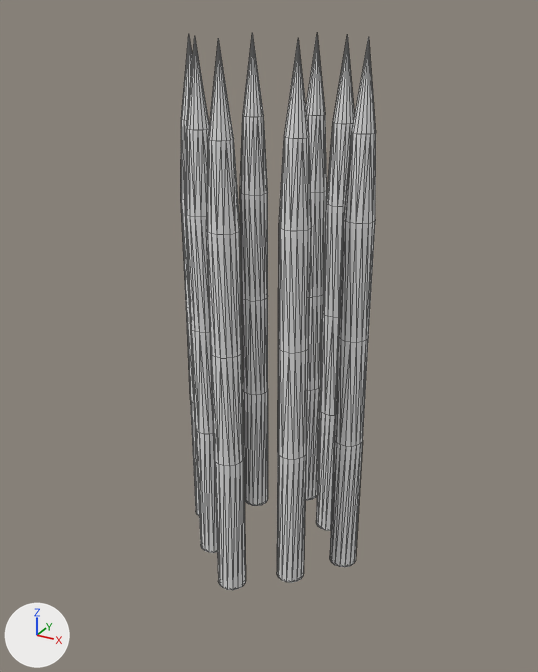
The OBJ model src/main/resources/assets/wartecmod/models/blocks/block_sat_rods_ammo.obj as it was, and as the next commit left it.
One viewpoint serves both versions: a 50 mm camera at (2.19, -4.02, 9.72) aimed at (0.0, -0.05, 7.73). Arrows for +X, +Y and +Z are at lower left; the lights stay in place. Mesh edges are drawn as thin lines. Where no turn or scale is listed for an object, it has been applied to the vertices.

Objects in the first picture: 'block_sat_rods_ammo'.
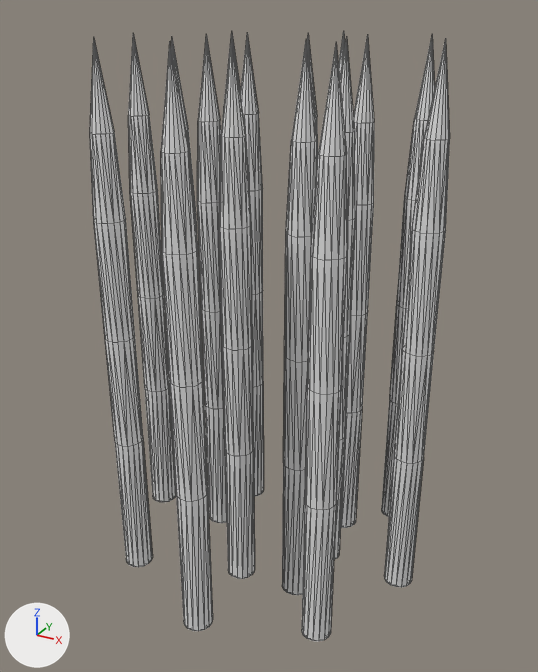
Commit message: more rods for all of you

Changed parts and their boxes [x1, y1, x2, y2] in the pictures (538 x 672 px; the box of a moved part takes in the faces that stretch with it):
'block_sat_rods_ammo', reshaped (84% wider, 9% taller): before [181, 33, 376, 590]; after [90, 32, 450, 642]
part 1 of me_block_sat_rods_ammo, moved or reshaped: before [181, 36, 199, 516]; after [171, 39, 197, 230]
part 2 of me_block_sat_rods_ammo, moved or reshaped: before [330, 37, 376, 567]; after [341, 35, 374, 528]
part 3 of me_block_sat_rods_ammo, moved or reshaped: before [207, 38, 246, 590]; after [282, 42, 318, 595]
part 4 of me_block_sat_rods_ammo, moved or reshaped: before [305, 36, 327, 500]; after [240, 33, 264, 497]
part 5 of me_block_sat_rods_ammo, moved or reshaped: before [277, 41, 312, 583]; after [334, 36, 355, 560]
part 6 of me_block_sat_rods_ammo, moved or reshaped: before [316, 35, 355, 531]; after [307, 36, 318, 158]
part 7 of me_block_sat_rods_ammo, moved or reshaped: before [186, 38, 217, 553]; after [219, 38, 255, 579]
part 8 of me_block_sat_rods_ammo, moved or reshaped: before [240, 33, 268, 506]; after [197, 35, 227, 523]
part 9 of me_block_sat_rods_ammo, added: after [90, 40, 153, 567]
part 10 of me_block_sat_rods_ammo, added: after [223, 33, 241, 111]
part 11 of me_block_sat_rods_ammo, added: after [382, 37, 435, 517]
part 12 of me_block_sat_rods_ammo, added: after [302, 45, 347, 642]
part 13 of me_block_sat_rods_ammo, added: after [128, 34, 176, 502]
part 14 of me_block_sat_rods_ammo, added: after [338, 32, 345, 78]
part 15 of me_block_sat_rods_ammo, added: after [385, 38, 450, 587]
part 16 of me_block_sat_rods_ammo, added: after [161, 42, 213, 631]

Diff of the bpy script that builds the scene:
```diff
--- a/src/main/resources/assets/wartecmod/models/blocks/block_sat_rods_ammo.obj.py
+++ b/src/main/resources/assets/wartecmod/models/blocks/block_sat_rods_ammo.obj.py
@@ me_block_sat_rods_ammo @@
 me_block_sat_rods_ammo.from_pydata(...)  # 648 vertices, 1264 faces; spans x -0.67..0.67, y -0.67..0.67, z 6.08..9.58
+# me_block_sat_rods_ammo part 1: the loose piece of 81 vertices spanning x -0.67..-0.49, y -0.09..0.09, z 6.08..9.58 is turned 45 degrees about the z axis through the mesh origin
+# me_block_sat_rods_ammo part 2: the loose piece of 81 vertices spanning x 0.49..0.67, y -0.09..0.09, z 6.08..9.58 is turned 45 degrees about the z axis through the mesh origin
+# me_block_sat_rods_ammo part 3: the loose piece of 81 vertices spanning x -0.09..0.09, y -0.67..-0.49, z 6.08..9.58 is turned 45 degrees about the z axis through the mesh origin
+# me_block_sat_rods_ammo part 4: the loose piece of 81 vertices spanning x -0.09..0.09, y 0.49..0.67, z 6.08..9.58 is turned 45 degrees about the z axis through the mesh origin
+# me_block_sat_rods_ammo part 5: the loose piece of 81 vertices spanning x 0.23..0.41, y -0.41..-0.23, z 6.08..9.58 is turned 45 degrees about the z axis through the mesh origin
+# me_block_sat_rods_ammo part 6: the loose piece of 81 vertices spanning x 0.23..0.41, y 0.23..0.41, z 6.08..9.58 is turned 45 degrees about the z axis through the mesh origin
+# me_block_sat_rods_ammo part 7: the loose piece of 81 vertices spanning x -0.41..-0.23, y -0.41..-0.23, z 6.08..9.58 is turned 45 degrees about the z axis through the mesh origin
+# me_block_sat_rods_ammo part 8: the loose piece of 81 vertices spanning x -0.41..-0.23, y 0.23..0.41, z 6.08..9.58 is turned 45 degrees about the z axis through the mesh origin
+# me_block_sat_rods_ammo part 9: the loose piece of 81 vertices spanning x -0.41..-0.23, y -0.41..-0.23, z 6.08..9.58 is copied, and the copy is turned 45 degrees about the z axis through its middle, then moved by (-0.39, -0.39, 0.0); it spans x -0.8..-0.61, y -0.8..-0.61, z 6.08..9.58
+# me_block_sat_rods_ammo part 10: the loose piece of 81 vertices spanning x -0.41..-0.23, y 0.23..0.41, z 6.08..9.58 is copied, and the copy is turned 45 degrees about the z axis through its middle, then moved by (-0.39, 0.39, 0.0); it spans x -0.8..-0.61, y 0.61..0.8, z 6.08..9.58
+# me_block_sat_rods_ammo part 11: the loose piece of 81 vertices spanning x 0.23..0.41, y 0.23..0.41, z 6.08..9.58 is copied, and the copy is turned 45 degrees about the z axis through its middle, then moved by (0.39, 0.39, 0.0); it spans x 0.61..0.8, y 0.61..0.8, z 6.08..9.58
+# me_block_sat_rods_ammo part 12: the loose piece of 81 vertices spanning x 0.23..0.41, y -0.41..-0.23, z 6.08..9.58 is copied, and the copy is turned 45 degrees about the z axis through its middle, then moved by (0.39, -0.39, 0.0); it spans x 0.61..0.8, y -0.8..-0.61, z 6.08..9.58
+# me_block_sat_rods_ammo part 13: the loose piece of 81 vertices spanning x -0.67..-0.49, y -0.09..0.09, z 6.08..9.58 is copied, and the copy is turned 45 degrees about the z axis through its middle, then moved by (-0.42, 0.0, 0.0); it spans x -1.09..-0.91, y -0.09..0.09, z 6.08..9.58
+# me_block_sat_rods_ammo part 14: the loose piece of 81 vertices spanning x -0.09..0.09, y 0.49..0.67, z 6.08..9.58 is copied, and the copy is turned 45 degrees about the z axis through its middle, then moved by (0.0, 0.42, 0.0); it spans x -0.09..0.09, y 0.91..1.09, z 6.08..9.58
+# me_block_sat_rods_ammo part 15: the loose piece of 81 vertices spanning x 0.49..0.67, y -0.09..0.09, z 6.08..9.58 is copied, and the copy is turned 45 degrees about the z axis through its middle, then moved by (0.42, 0.0, 0.0); it spans x 0.91..1.09, y -0.09..0.09, z 6.08..9.58
+# me_block_sat_rods_ammo part 16: the loose piece of 81 vertices spanning x -0.09..0.09, y -0.67..-0.49, z 6.08..9.58 is copied, and the copy is turned 45 degrees about the z axis through its middle, then moved by (0.0, -0.42, 0.0); it spans x -0.09..0.09, y -1.09..-0.91, z 6.08..9.58
```
